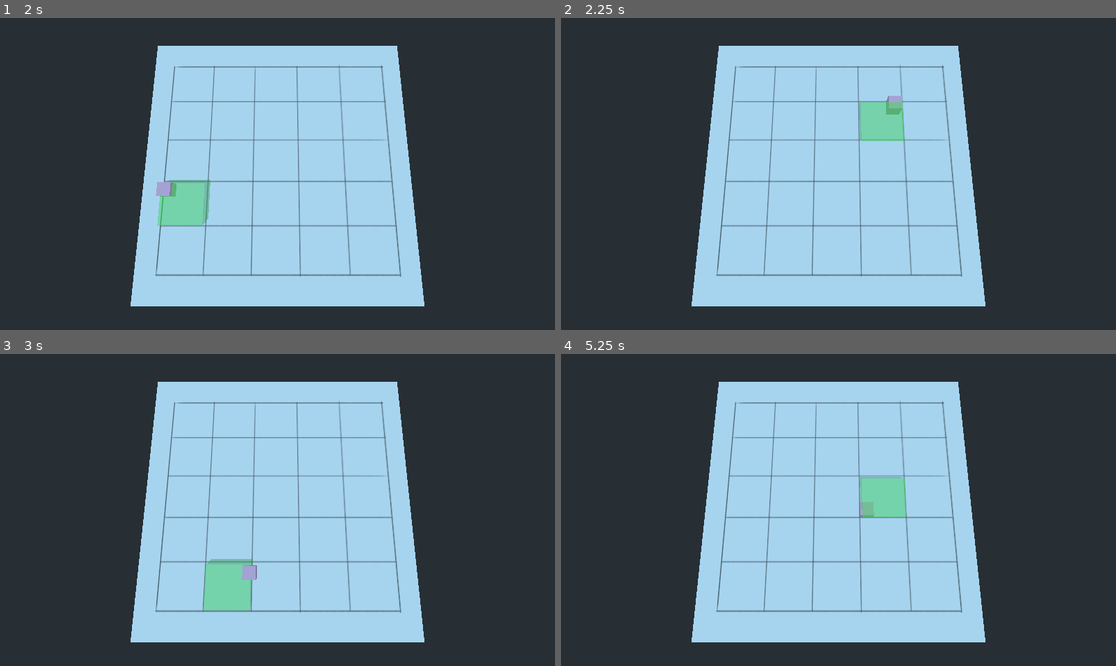
Above: before the commit, frames 1-4 (two rows, left to right).
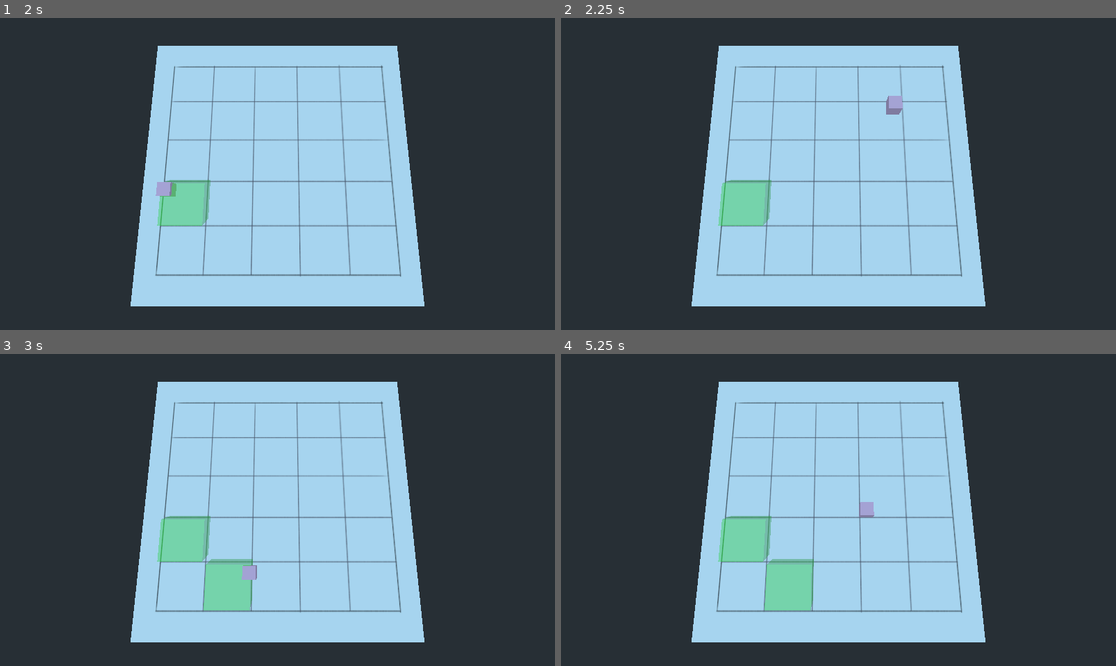
Above: after the commit, the same moments.

Repository: CarapaceonBear/gmtk-2022
Game: Godot game, scene res://scenes/game.tscn
Same seed, same stepped clock (60 frames per second), same inputs: the game is played once before the commit and once after it. The project has no main scene, so this scene is started directly.
Inputs (mouse positions are in pixels of both pictures, inside the frame that each line leads up to):
- Up to frame 1 (2 s): tap Enter at 0.5 s; move the mouse to (399, 158) at 0.52 s; press the mouse at (399, 158) at 0.53 s; tap Space at 1.25 s; move the mouse to (166, 189) at 1.27 s; release the mouse at (166, 189) at 1.28 s; click (166, 189) at 1.35 s
- Up to frame 2 (2.25 s): tap Enter at 2 s; move the mouse to (894, 105) at 2.02 s; press the mouse at (894, 105) at 2.03 s
- Up to frame 3 (3 s): tap Space at 2.75 s; move the mouse to (249, 572) at 2.77 s; release the mouse at (249, 572) at 2.78 s; click (249, 572) at 2.85 s
- Up to frame 4 (5.25 s): tap Enter at 3.5 s; move the mouse to (1005, 556) at 3.52 s; press the mouse at (1005, 556) at 3.53 s; tap Space at 4.25 s; move the mouse to (672, 463) at 4.27 s; release the mouse at (672, 463) at 4.28 s; click (672, 463) at 4.35 s; move the mouse to (866, 510) at 5.02 s; press the mouse at (866, 510) at 5.03 s

Frame 1 is identical in both runs. In frame 2, 2.3% of the frame differs, in the area x 28-62%, y 26-67%; in frame 3, 1.3%; in frame 4, 3.7%, in the area x 28-63%, y 39-83%.

Commit message:
grid array built on ready

Diff:
--- a/project.godot
+++ b/project.godot
@@ -23,6 +23,14 @@
 resol=false
 screen=false
 
+[input]
+
+click={
+"deadzone": 0.5,
+"events": [ Object(InputEventMouseButton,"resource_local_to_scene":false,"resource_name":"","device":0,"alt":false,"shift":false,"control":false,"meta":false,"command":false,"button_mask":0,"position":Vector2( 0, 0 ),"global_position":Vector2( 0, 0 ),"factor":1.0,"button_index":1,"pressed":false,"doubleclick":false,"script":null)
+ ]
+}
+
 [physics]
 
 common/enable_pause_aware_picking=true
--- a/scenes/game.gd
+++ b/scenes/game.gd
@@ -6,9 +6,25 @@
 var mouse_pos = Vector2()
 var point = Vector3()
 var z_depth = 8
+signal fire_click(boolean)
+enum States {ACTIVE, INACTIVE}
+var current_state = States.ACTIVE
+var grid = [[],[],[],[],[]]
+var grid_groups = ["A_squares", "B_squares", "C_squares", "D_squares", "E_squares"]
 
 func _ready():
-	pass
+#	grid = [[A1,A2,A3,A4,A5],[B1,B2,B3,B4,B5]etc]
+	for n in 5:
+		var row = get_tree().get_nodes_in_group(grid_groups[n])
+		for square in row:
+			grid[n].append(square)
+#	for element in grid:
+#		for index in element:
+#			print(index)
+
+func _input(event):
+	if(event.is_action_pressed("click")):
+		emit_signal("fire_click", true)
 
 func _physics_process(delta):
 	point = _mouse_track()
--- a/scenes/game.tscn
+++ b/scenes/game.tscn
@@ -48,77 +48,77 @@
 skeleton = NodePath("")
 material/0 = SubResource( 5 )
 
-[node name="SquareA1" parent="Screen" instance=ExtResource( 3 )]
+[node name="SquareA1" parent="Screen" groups=["A_squares"] instance=ExtResource( 3 )]
 transform = Transform( 0.7, 0, 0, 0, 0.72, 0, 0, 0.368549, 0.644961, -3.059, 5.94726, -1.57376 )
 
-[node name="SquareA2" parent="Screen" instance=ExtResource( 3 )]
+[node name="SquareA2" parent="Screen" groups=["A_squares"] instance=ExtResource( 3 )]
 transform = Transform( 0.7, 0, 0, 0, 0.7, 0, 0, 0.368549, 0.644961, -1.576, 5.94726, -1.57376 )
 
-[node name="SquareA3" parent="Screen" instance=ExtResource( 3 )]
+[node name="SquareA3" parent="Screen" groups=["A_squares"] instance=ExtResource( 3 )]
 transform = Transform( 0.709196, 0, 0, 0, 0.7, 0, 0, 0.368549, 0.644961, -0.061, 5.94726, -1.57376 )
 
-[node name="SquareA4" parent="Screen" instance=ExtResource( 3 )]
+[node name="SquareA4" parent="Screen" groups=["A_squares"] instance=ExtResource( 3 )]
 transform = Transform( 0.714131, 0, 0, 0, 0.7, 0, 0, 0.368549, 0.644961, 1.483, 5.94726, -1.57376 )
 
-[node name="SquareA5" parent="Screen" instance=ExtResource( 3 )]
+[node name="SquareA5" parent="Screen" groups=["A_squares"] instance=ExtResource( 3 )]
 transform = Transform( 0.7, 0, 0, 0, 0.7, 0, 0, 0.368549, 0.644961, 3.076, 5.94726, -1.57376 )
 
-[node name="SquareB1" parent="Screen" instance=ExtResource( 3 )]
+[node name="SquareB1" parent="Screen" groups=["B_squares"] instance=ExtResource( 3 )]
 transform = Transform( 0.7, 0, 0, 0, 0.72, 0, 0, 0.35, 0.7, -3.145, 5.658, -0.263 )
 
-[node name="SquareB2" parent="Screen" instance=ExtResource( 3 )]
+[node name="SquareB2" parent="Screen" groups=["B_squares"] instance=ExtResource( 3 )]
 transform = Transform( 0.7, 0, 0, 0, 0.7, 0, 0, 0.35, 0.7, -1.572, 5.658, -0.263 )
 
-[node name="SquareB3" parent="Screen" instance=ExtResource( 3 )]
+[node name="SquareB3" parent="Screen" groups=["B_squares"] instance=ExtResource( 3 )]
 transform = Transform( 0.744, 0, 0, 0, 0.7, 0, 0, 0.35, 0.7, -0.061, 5.658, -0.263 )
 
-[node name="SquareB4" parent="Screen" instance=ExtResource( 3 )]
+[node name="SquareB4" parent="Screen" groups=["B_squares"] instance=ExtResource( 3 )]
 transform = Transform( 0.727, 0, 0, 0, 0.7, 0, 0, 0.35, 0.7, 1.506, 5.658, -0.263 )
 
-[node name="SquareB5" parent="Screen" instance=ExtResource( 3 )]
+[node name="SquareB5" parent="Screen" groups=["B_squares"] instance=ExtResource( 3 )]
 transform = Transform( 0.7, 0, 0, 0, 0.7, 0, 0, 0.35, 0.7, 3.099, 5.658, -0.263 )
 
-[node name="SquareC1" parent="Screen" instance=ExtResource( 3 )]
+[node name="SquareC1" parent="Screen" groups=["C_squares"] instance=ExtResource( 3 )]
 transform = Transform( 0.755, 0, 0, 0, 0.72, 0, 0, 0.3, 0.7, -3.272, 5.273, 1.095 )
 
-[node name="SquareC2" parent="Screen" instance=ExtResource( 3 )]
+[node name="SquareC2" parent="Screen" groups=["C_squares"] instance=ExtResource( 3 )]
 transform = Transform( 0.736, 0, 0, 0, 0.7, 0, 0, 0.3, 0.7, -1.624, 5.273, 1.095 )
 
-[node name="SquareC3" parent="Screen" instance=ExtResource( 3 )]
+[node name="SquareC3" parent="Screen" groups=["C_squares"] instance=ExtResource( 3 )]
 transform = Transform( 0.769, 0, 0, 0, 0.7, 0, 0, 0.3, 0.7, -0.061, 5.273, 1.095 )
 
-[node name="SquareC4" parent="Screen" instance=ExtResource( 3 )]
+[node name="SquareC4" parent="Screen" groups=["C_squares"] instance=ExtResource( 3 )]
 transform = Transform( 0.76, 0, 0, 0, 0.7, 0, 0, 0.3, 0.7, 1.583, 5.273, 1.095 )
 
-[node name="SquareC5" parent="Screen" instance=ExtResource( 3 )]
+[node name="SquareC5" parent="Screen" groups=["C_squares"] instance=ExtResource( 3 )]
 transform = Transform( 0.78, 0, 0, 0, 0.7, 0, 0, 0.3, 0.7, 3.257, 5.273, 1.095 )
 
-[node name="SquareD1" parent="Screen" instance=ExtResource( 3 )]
+[node name="SquareD1" parent="Screen" groups=["D__squares"] instance=ExtResource( 3 )]
 transform = Transform( 0.775, 0, 0, 0, 0.72, 0, 0, 0.25, 0.73, -3.365, 5.004, 2.575 )
 
-[node name="SquareD2" parent="Screen" instance=ExtResource( 3 )]
+[node name="SquareD2" parent="Screen" groups=["D_squares"] instance=ExtResource( 3 )]
 transform = Transform( 0.762, 0, 0, 0, 0.7, 0, 0, 0.25, 0.73, -1.686, 5.004, 2.575 )
 
-[node name="SquareD3" parent="Screen" instance=ExtResource( 3 )]
+[node name="SquareD3" parent="Screen" groups=["D_squares"] instance=ExtResource( 3 )]
 transform = Transform( 0.812, 0, 0, 0, 0.7, 0, 0, 0.25, 0.73, -0.03, 5.004, 2.575 )
 
-[node name="SquareD4" parent="Screen" instance=ExtResource( 3 )]
+[node name="SquareD4" parent="Screen" groups=["D_squares"] instance=ExtResource( 3 )]
 transform = Transform( 0.781, 0, 0, 0, 0.7, 0, 0, 0.25, 0.73, 1.629, 5.004, 2.575 )
 
-[node name="SquareD5" parent="Screen" instance=ExtResource( 3 )]
+[node name="SquareD5" parent="Screen" groups=["D_squares"] instance=ExtResource( 3 )]
 transform = Transform( 0.813, 0, 0, 0, 0.7, 0, 0, 0.25, 0.73, 3.381, 5.004, 2.575 )
 
-[node name="SquareE1" parent="Screen" instance=ExtResource( 3 )]
+[node name="SquareE1" parent="Screen" groups=["E_squares"] instance=ExtResource( 3 )]
 transform = Transform( 0.815, 0, 0, 0, 0.72, 0, 0, 0.2, 0.765, -3.465, 4.728, 4.22 )
 
-[node name="SquareE2" parent="Screen" instance=ExtResource( 3 )]
+[node name="SquareE2" parent="Screen" groups=["E_squares"] instance=ExtResource( 3 )]
 transform = Transform( 0.794, 0, 0, 0, 0.7, 0, 0, 0.2, 0.765, -1.752, 4.728, 4.22 )
 
-[node name="SquareE3" parent="Screen" instance=ExtResource( 3 )]
+[node name="SquareE3" parent="Screen" groups=["E_squares"] instance=ExtResource( 3 )]
 transform = Transform( 0.833, 0, 0, 0, 0.7, 0, 0, 0.2, 0.765, -0.044, 4.728, 4.22 )
 
-[node name="SquareE4" parent="Screen" instance=ExtResource( 3 )]
+[node name="SquareE4" parent="Screen" groups=["E_squares"] instance=ExtResource( 3 )]
 transform = Transform( 0.828, 0, 0, 0, 0.7, 0, 0, 0.2, 0.765, 1.695, 4.728, 4.22 )
 
-[node name="SquareE5" parent="Screen" instance=ExtResource( 3 )]
+[node name="SquareE5" parent="Screen" groups=["E_squares"] instance=ExtResource( 3 )]
 transform = Transform( 0.813, 0, 0, 0, 0.7, 0, 0, 0.2, 0.765, 3.381, 4.728, 4.22 )
--- a/square.gd
+++ b/square.gd
@@ -1,21 +1,25 @@
 extends Area
 
 onready var temp = $MeshInstance
+onready var level = $"../.."
 
 var cursed = false
+var filled = false
 
 func _ready():
 	temp.visible = false
+	level.connect("fire_click", self, "activate")
 
-func _process(delta):
-	if (cursed):
-		activate(true)
-	else:
-		activate(false)
+#func _process(delta):
+#	if (cursed):
+#		activate(true)
+#	else:
+#		activate(false)
 
 func activate(value):
-	temp.visible = value
-
+	if (cursed and not filled):
+		temp.visible = value
+		filled = true
 
 func _on_Square_body_entered(body):
 	if (body.is_in_group("cursor")):
